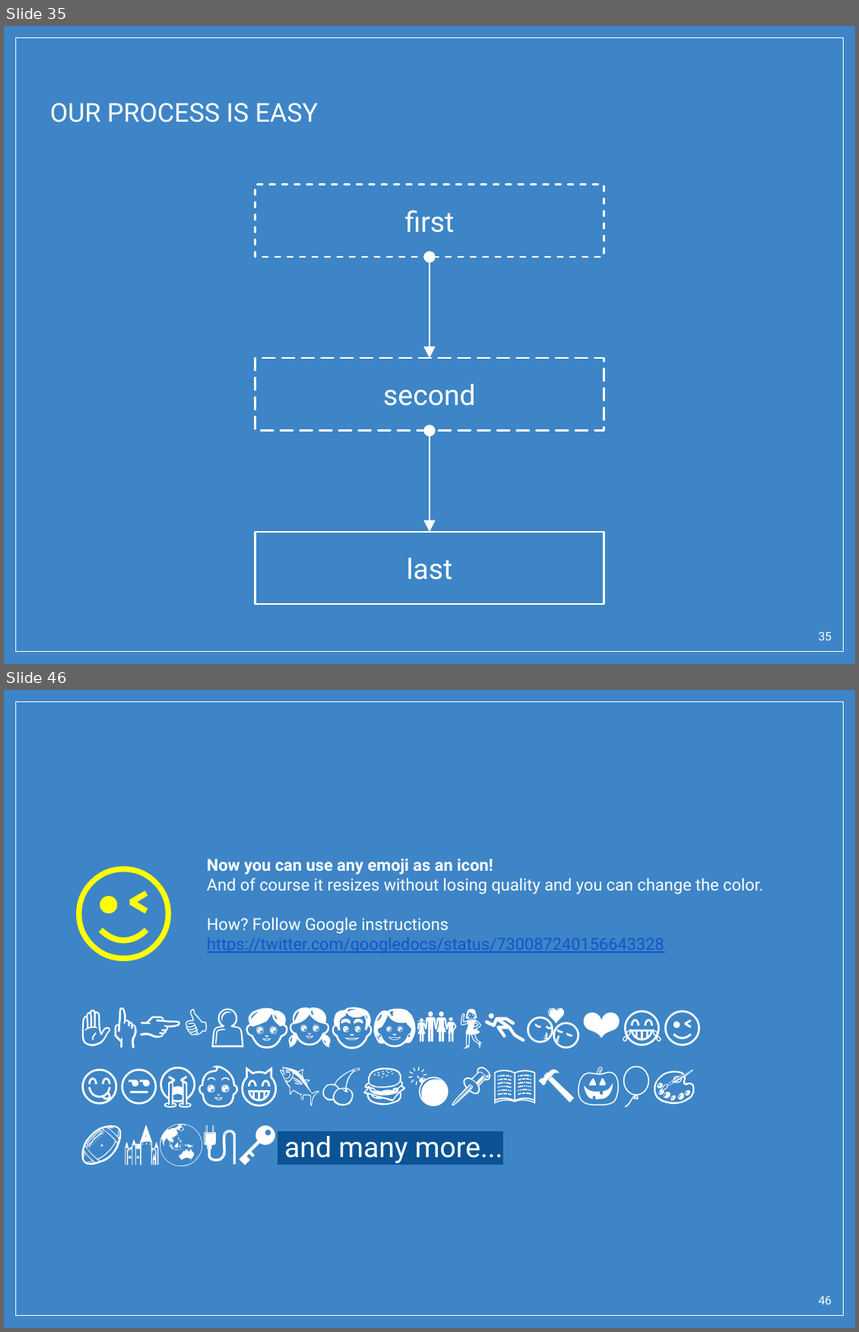
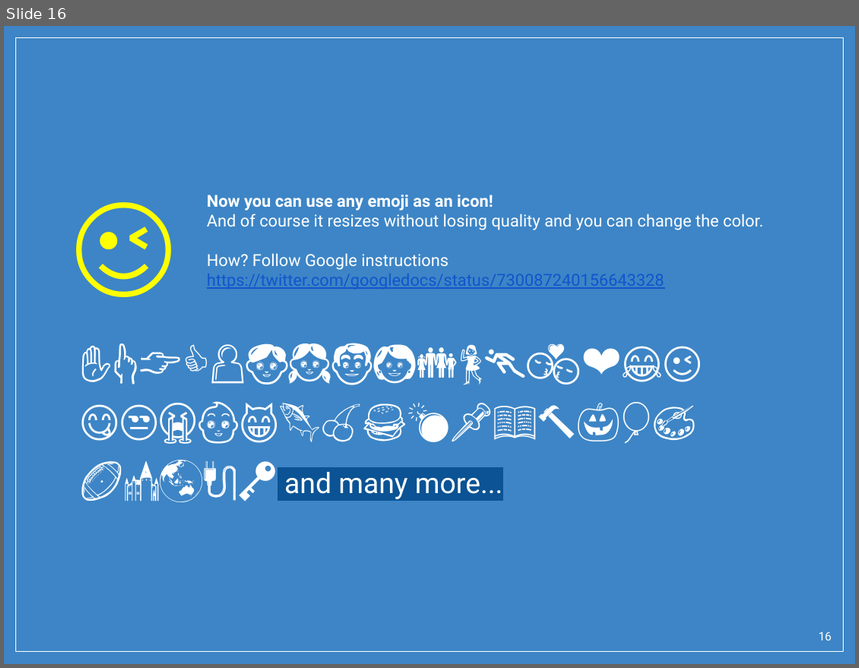
Before and after one commit to wu0792/ats_client, a slide deck: ext/share.pptx. Shown one above the other, each under a label of ours: slides 35 and 46 before the commit, slide 16 after it; the slides between them are not shown. The pictures are 859x1332 and 859x668 pixels, drawn with LibreOffice and Linux fonts; fonts in the diff are those of the drawing; background and template pictures are left out. Boxes give left, top, right and bottom in pixels: in the first picture for what was removed or moved away, otherwise in the second. Text is boxed around its words. In the diff, an @@ line names an element or a change of style, - is before the commit and + after.

```diff
--- a/ext/share.pptx
+++ b/ext/share.pptx
@@ slide 35 removed at (4,26,855,664), background picture (left out); not listed: 1 template element that a slide beside it also shows @@
@@ title removed at (50,103,319,123) @@
-OUR PROCESS IS EASY
@@ rectangle removed at (255,184,604,257) @@
-first
@@ double arrow removed from (430, 257) to (430, 359) @@
@@ rectangle removed at (255,359,604,431) @@
-second
@@ double arrow removed from (430, 431) to (430, 532) @@
@@ rectangle removed at (255,532,604,605) @@
-last
@@ page number removed at (819,632,832,641) @@
-35
@@ what was slide 46 is now slide 16 @@
@@ page number at (819,632,832,641): text changed @@
-46
+16
```
Also in this commit, not shown: 10 slides changed, 29 other slides removed.
